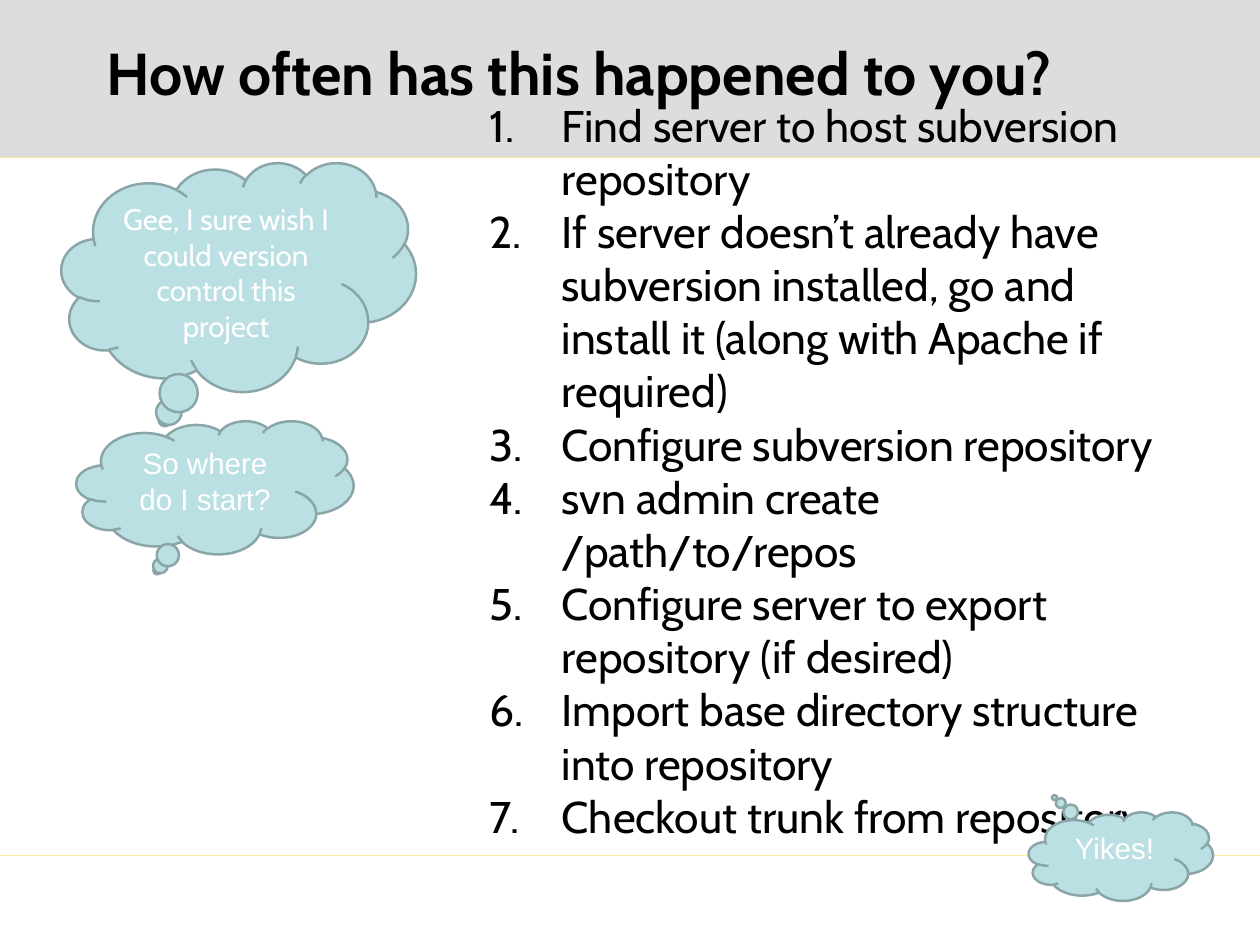
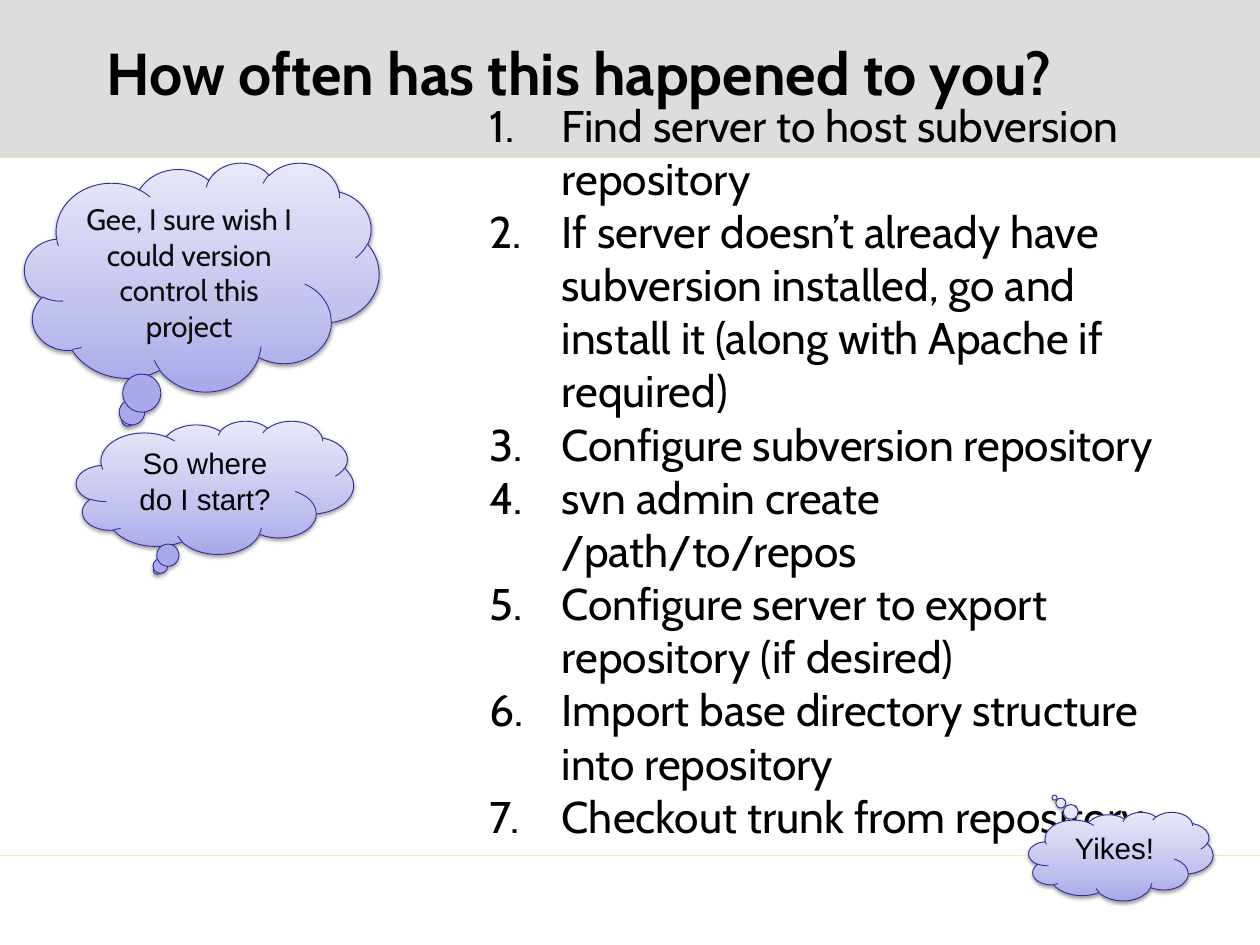
Before and after one commit to mglazer/GitPresentation, a slide deck: slide 2 of presentation.pptx. Drawn at 1260x945 pixels with LibreOffice and Linux fonts; fonts in the diff are those of the drawing; background and template pictures are left out. Boxes give left, top, right and bottom in pixels: in the first picture for what was removed or moved away, otherwise in the second. Text is boxed around its words. In the diff, an @@ line names an element or a change of style, - is before the commit and + after.

Commit message:
Changed colors so that it's now readable.

```diff
--- a/presentation.pptx
+++ b/presentation.pptx
@@ thought cloud "Gee, I sure wish I ...": place and size @@
-thought cloud "Gee, I sure wish I ..." at (61,162,416,391)
+thought cloud "Gee, I sure wish I ..." at (25,162,379,391)
@@ thought cloud "Gee, I sure wish I ..." at (25,162,379,391): text colour #FFFFFF to #0D0D0D; fill #BBE0E3 to gradient #A9A9E9 to #C4C4EF to #E8E8FA; outline #8AA6A8 2 pt to #2F2F98 0.75 pt; shadow on @@
@@ thought cloud "So where do I start?" at (76,421,354,554): text colour #FFFFFF to #000000; fill #BBE0E3 to gradient #A9A9E9 to #C4C4EF to #E8E8FA; outline #8AA6A8 2 pt to #2F2F98 0.75 pt; shadow on @@
@@ thought cloud "Yikes!" at (1029,813,1213,901): text colour #FFFFFF to #000000; fill #BBE0E3 to gradient #A9A9E9 to #C4C4EF to #E8E8FA; outline #8AA6A8 2 pt to #2F2F98 0.75 pt; shadow on @@
```
Also in this commit, not shown: 3 other slides changed.
